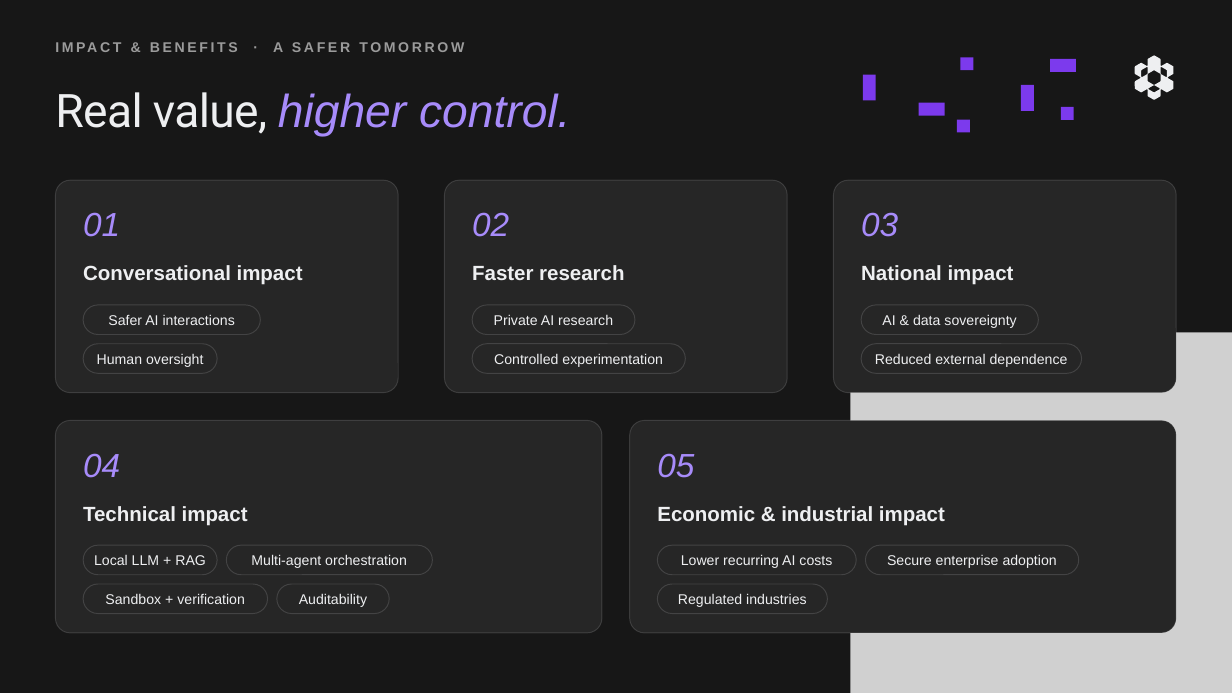
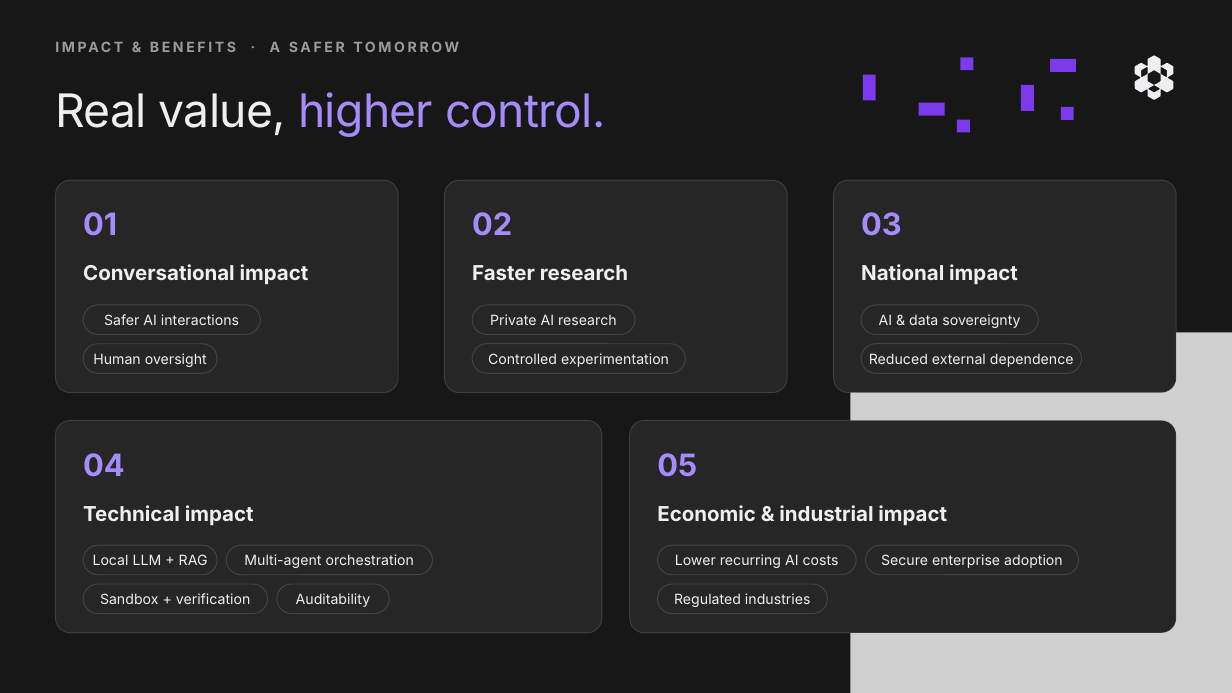
Before and after one commit to Yash3510/Multi-LLM-Agentic-Ai, a slide deck: slide 7 of presentation/4CE-Sovereign-AI-Workbench.pptx. Drawn at 1232x693 pixels with LibreOffice and Linux fonts; fonts in the diff are those of the drawing; grey boxes stand for pictures. Boxes give left, top, right and bottom in pixels: in the first picture for what was removed or moved away, otherwise in the second. Text is boxed around its words. In the diff, an @@ line names an element or a change of style, - is before the commit and + after.

```diff
--- a/presentation/4CE-Sovereign-AI-Workbench.pptx
+++ b/presentation/4CE-Sovereign-AI-Workbench.pptx
@@ text "Real value, higher control." at bbox=[55, 92, 606, 137]: font Roboto to Inter in "Real value,"; font Arial to Inter, letter spacing 0 to -0.5 pt, italic off in "higher control." @@
@@ size 26 to 24 pt, font Arial to Inter, bold on, italic off in 5 elements at bbox=[83, 212, 117, 236], bbox=[472, 212, 512, 236], bbox=[861, 212, 902, 236], bbox=[83, 453, 125, 477], bbox=[657, 453, 697, 477] @@
@@ font Arial to Inter in 19 elements at bbox=[270, 41, 459, 52], bbox=[83, 264, 309, 284], bbox=[104, 314, 239, 325], bbox=[93, 353, 207, 367], bbox=[472, 265, 628, 280], bbox=[490, 314, 617, 325], bbox=[488, 353, 669, 367], bbox=[861, 264, 1018, 284], bbox=[879, 314, 1020, 328], bbox=[869, 353, 1074, 367], bbox=[83, 505, 254, 525], bbox=[93, 554, 208, 565], bbox=[244, 554, 414, 568], bbox=[100, 593, 250, 604], bbox=[296, 593, 371, 607], bbox=[657, 505, 947, 525], bbox=[675, 554, 839, 568], bbox=[881, 554, 1063, 568], bbox=[674, 593, 810, 607] @@
```
Also in this commit, not shown: 9 other slides changed, 5 other files.
